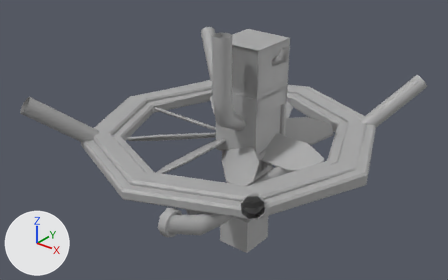
The FBX model Modeling/FirstRoomAssetPack.fbx as it was, and as the next commit left it.
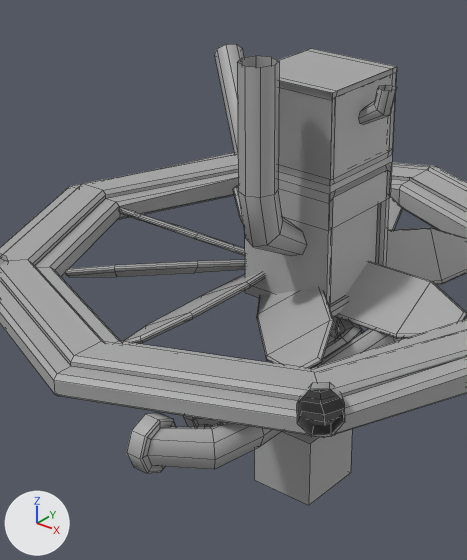
Old and new are each drawn whole from a 50 mm lens placed at (3.47, -4.47, 2.68), pointed at (-0.04, -0.08, -0.04) and again close up on the part from 21% to 72% of the width and 2% to 100% of the height. Every picture has the same lights, and +X, +Y and +Z are marked at lower left. The first two pictures are the older version. The close-ups show mesh edges as thin lines. Where no turn or scale is listed for an object, it has been applied to the vertices.

In view in the first close-up: 'Fan', 'FanHolder', 'FirstPipeA', 'FirstPipeB', 'FirstRoomPropA', 'FirstRoomPropB', 'FirstRoomPropC'.
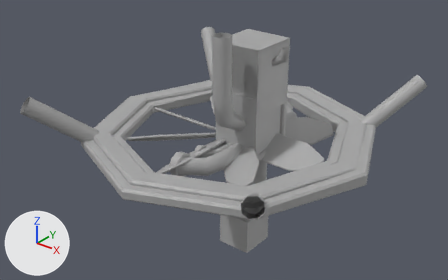
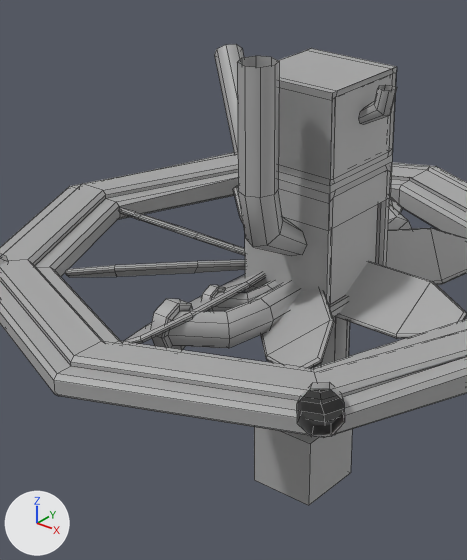
Commit message: First Room Asset Pack Take 2

Where the newer file only moved an object's origin or applied its transform, the numbers keep the older frame.

Edits to the bpy script that builds the scene:
```text
Change me_mesh_003:
    used by ob_firstpipeb; location = (0.398, -0.566, -0.167)
    remove me_mesh_003.from_pydata(...)  # 96 vertices, 88 faces; spans x 0.0..0.223, y -0.584..0.584, z -0.079..0.079
    add me_mesh_003.from_pydata(...)  # 96 vertices, 88 faces; spans x -0.398..-0.175, y -0.018..1.149, z 0.089..0.246
    me_mesh_003 part 1: the whole mesh is moved by (-0.398, 0.566, 0.167)
Change me_mesh_002:
    used by ob_firstpipea; location = (0.398, -0.566, -0.167)
    remove me_mesh_002.from_pydata(...)  # 96 vertices, 88 faces; spans x 0.0..0.35, y -0.92..0.92, z -0.12..0.12
    add me_mesh_002.from_pydata(...)  # 96 vertices, 88 faces; spans x -0.4..-0.05, y -0.36..1.49, z 0.04..0.29
    me_mesh_002 part 2: the whole mesh is moved by (-0.4, 0.57, 0.17)
```

Boxes [x1, y1, x2, y2] around the edits, measured in the close-ups (467 x 560 px):
'FirstPipeA', moved
    before: [127, 329, 405, 473]
    after: [150, 197, 412, 350]
'FirstPipeB', moved
    before: [183, 317, 363, 427]
    after: [201, 281, 278, 311]
